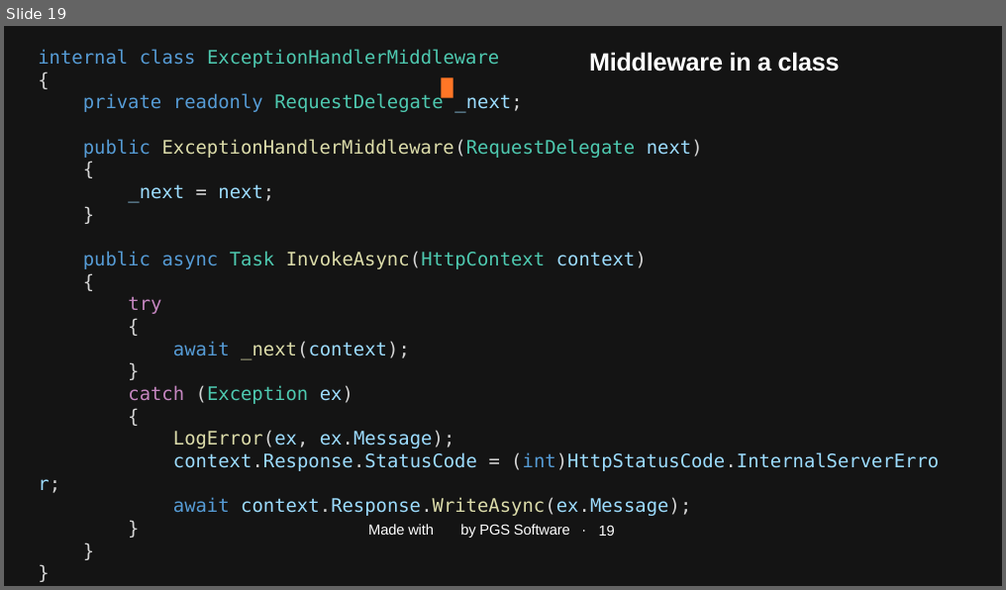
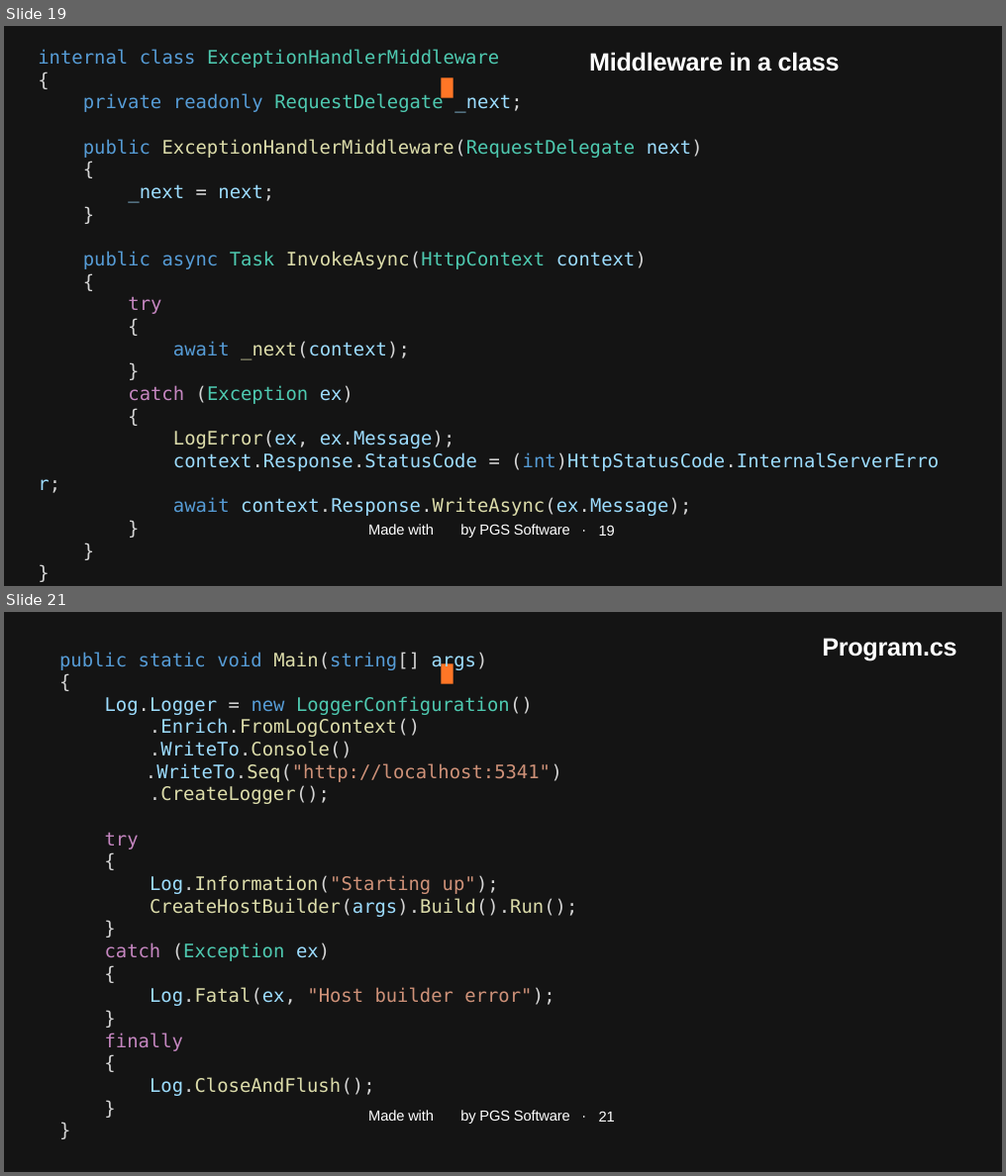
Before and after one commit to januszmarcinik/.NET-getting-started, a slide deck: PGS SharpDev.pptx. Shown one above the other, each under a label of ours: slide 19 before the commit, slides 19 and 21 after it; the slides between them are not shown. The pictures are 1006x590 and 1006x1176 pixels, drawn with LibreOffice and Linux fonts; fonts in the diff are those of the drawing; background and template pictures are left out. Boxes give left, top, right and bottom in pixels: in the first picture for what was removed or moved away, otherwise in the second. Text is boxed around its words. In the diff, an @@ line names an element or a change of style, - is before the commit and + after.

```diff
--- a/PGS SharpDev.pptx
+++ b/PGS SharpDev.pptx
@@ slide 21 added at (x1=4, y1=612, x2=1002, y2=1172), background #141414; not listed: 1 template element that a slide beside it also shows @@
@@ text added at (x1=822, y1=638, x2=956, y2=662), 48 pt, text #FFFFFF, bold @@
+Program.cs
@@ text added at (x1=59, y1=652, x2=577, y2=1096), 36 pt, text #DCDCAA @@
+public static void Main(string[] args)
+{
+Log.Logger = new LoggerConfiguration()
+.Enrich.FromLogContext()
+.WriteTo.Console()
+.WriteTo.Seq("http://localhost:5341")
+.CreateLogger();
+try
+{
+Log.Information("Starting up");
+CreateHostBuilder(args).Build().Run();
+}
+catch (Exception ex)
+{
+Log.Fatal(ex, "Host builder error");
+}
+finally
+{
+Log.CloseAndFlush();
+}
+}
@@ page number added at (x1=599, y1=1111, x2=615, y2=1122), 28 pt, text #FFFFFF @@
+21
```
Also in this commit, not shown: 3 slides changed, 6 other slides added, 106 slides removed, 4 other files.
